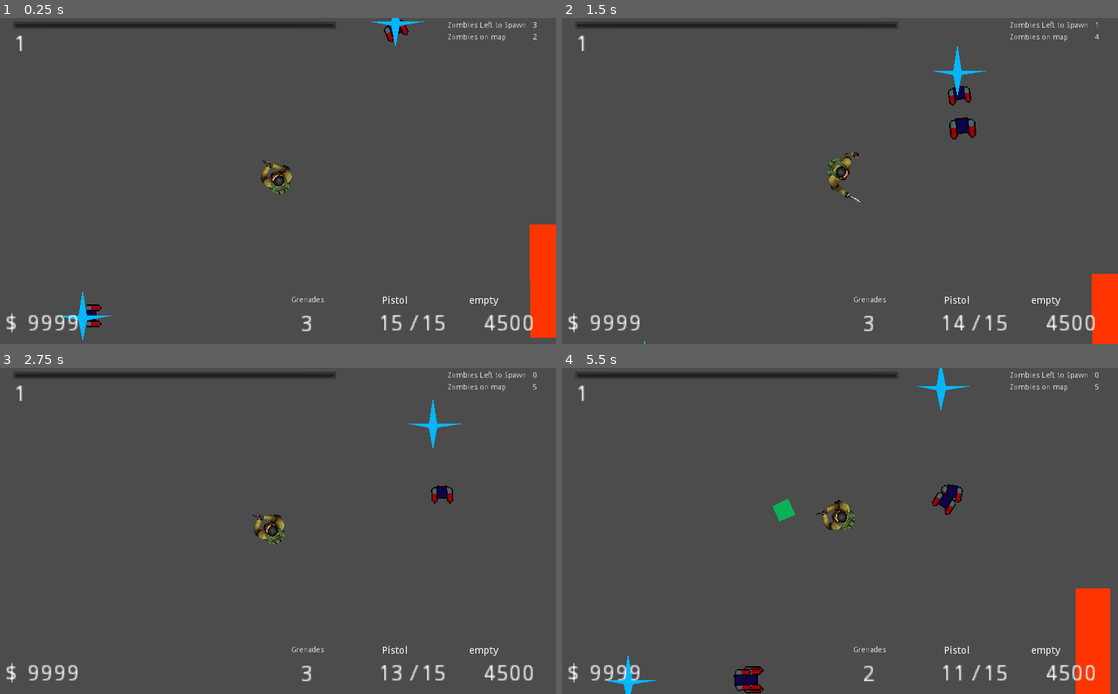
Above: before the commit, frames 1-4 (two rows, left to right).
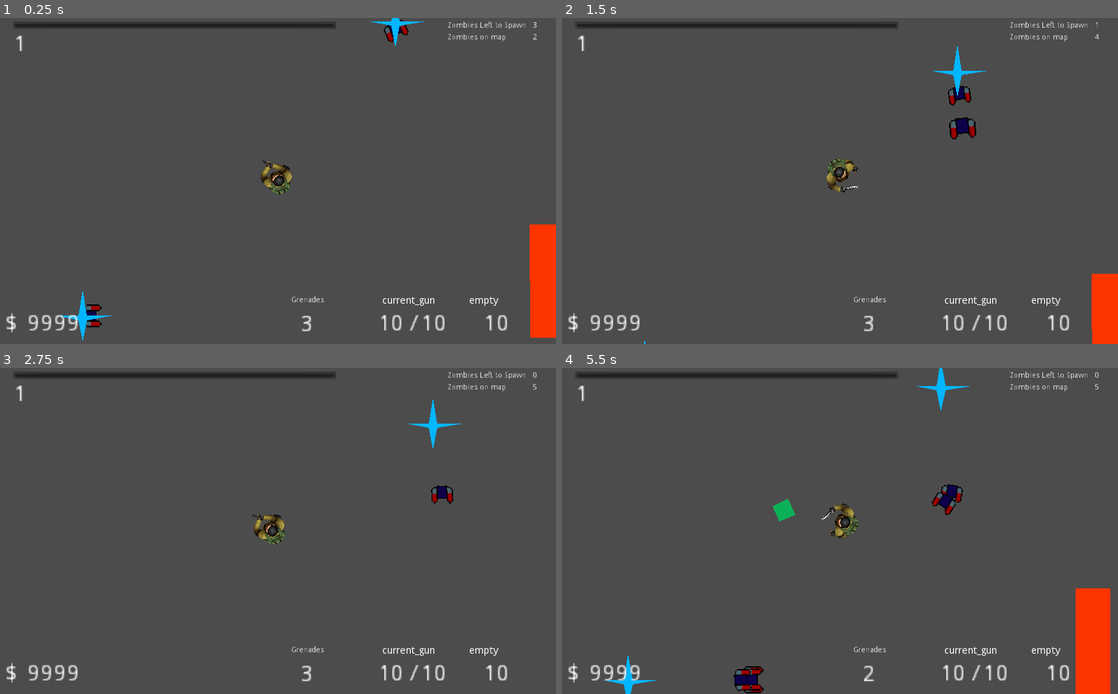
Above: after the commit, the same moments.

Repository: seffa1/ZombieGame
Game: Godot game, scene res://world.tscn
Same seed, same stepped clock (60 frames per second), same inputs: the game is played once before the commit and once after it.
Inputs (mouse positions are in pixels of both pictures, inside the frame that each line leads up to):
- Up to frame 1 (0.25 s): no input
- Up to frame 2 (1.5 s): move the mouse to (812, 246) at 0.52 s; press the mouse at (812, 246) at 0.53 s; hold W (up) from 0.53 s (still down); tap Space (melee) at 0.8, 1.35 s; move the mouse to (1006, 229) at 1.27 s; release the mouse at (1006, 229) at 1.28 s
- Up to frame 3 (2.75 s): tap 1 (switch_weapons) at 1.55, 2.1 s; move the mouse to (111, 482) at 2.02 s; release W (up) at 2.03 s; press the mouse at (111, 482) at 2.03 s; hold A (left) from 2.03 s (still down)
- Up to frame 4 (5.5 s): move the mouse to (867, 531) at 2.77 s; release the mouse at (867, 531) at 2.78 s; click (867, 531) at 2.85 s; tap Space (melee) at 3.05, 5.1 s; move the mouse to (756, 449) at 3.52 s; release A (left) at 3.53 s; hold S (down) 3.53-4.28 s; hold Right mouse button (grenade) 3.53-4.28 s; tap 1 (switch_weapons) at 3.8 s; move the mouse to (962, 514) at 4.27 s; hold D (right) 4.28-5.03 s; tap F (interact) at 4.35 s; click (962, 514) at 4.55 s; move the mouse to (728, 547) at 5.02 s; hold W (up) from 5.03 s (still down); click (728, 547) at 5.17 s

The runs differ from the first frame. In frame 1, 0.4% of the frame differs, in the area x 68-96%, y 85-96%; in frame 2, 0.8%; in frame 3, 0.4%; in frame 4, 0.9%, in the area x 45-96%, y 40-96%.
Error after the commit: Invalid set index 'wait_time' (on base: 'null instance') with value of type 'float'. (res://Pistol.gd:24)

Commit message:
added more player animations

Diff:
--- a/Gun.gd
+++ b/Gun.gd
@@ -6,13 +6,15 @@
 
 # Declare member variables here. Examples:
 export var CLIP_SIZE = 50
-export var RELOAD_SPEED = 1
 export var damage = 3
-export var fire_rate = .06  # seconds / bullet (.06 is an irl m16)
 export var STARTING_AMMO = 4500
 export var SINGLE_FIRE = false
+export var GUN_NAME : String
 
-var can_shoot = true
+# TODO: These will be controlled by player animations
+export var fire_rate = .06  # seconds / bullet (.06 is an irl m16)
+export var RELOAD_SPEED = 1
+var can_shoot = true  # This variable will be moved to the player
 
 onready var ammo = STARTING_AMMO setget set_ammo
 onready var clip_count = CLIP_SIZE setget set_clip_count
--- a/Gun.tscn
+++ b/Gun.tscn
@@ -4,7 +4,3 @@
 
 [node name="Gun" type="Node2D"]
 script = ExtResource( 2 )
-
-[node name="GunTimer" type="Timer" parent="."]
-
-[connection signal="timeout" from="GunTimer" to="." method="_on_GunTimer_timeout"]
--- a/Pistol.tscn
+++ b/Pistol.tscn
@@ -12,3 +12,4 @@
 damage = 1
 fire_rate = 1.0
 SINGLE_FIRE = true
+GUN_NAME = "PISTOL"
--- a/Player.gd
+++ b/Player.gd
@@ -15,7 +15,7 @@
 var movement_speed
 var current_rooms = {}  # rooms the player is in. room_name: room
 var closest_navigation_node
-export (PackedScene) var STARTING_GUN
+
 export (PackedScene) var STARTING_GRENADE
 
 # Animation stuff
@@ -31,15 +31,15 @@
 # Interactable Stuff
 var interactables = []
 export var money = 100000 setget _set_money
-var gun_slots = []
 var window_repairs_this_round = 0
 var MAX_WINDOW_REPAIRS_PER_ROUND = 8
 
 # Guns
+export (PackedScene) var STARTING_GUN
 var SWITCH_WEAPON_TIMER = .1 # Replace this with an animation method call
 var single_fire : bool = true  # gets set during equip / switch weapons
-onready var current_gun : PackedScene = STARTING_GUN  # Packed Scene
-onready var other_gun : PackedScene
+var current_gun : PackedScene # Packed Scene
+var other_gun : PackedScene
 var current_gun_name : String
 # Keeps track of the gun state while its not equiped
 var other_gun_info = {
@@ -73,12 +73,7 @@
 	emit_signal("health_change", (float(health) / float(MAX_HEALTH) * 100))
 	emit_signal("money_change", money)
 	emit_signal("grenade_change", grenade_count)
-	gun_slots.append(STARTING_GUN)
-	var gun = STARTING_GUN.instance()
-	single_fire = gun.SINGLE_FIRE
-	current_gun_name = gun.name
-	emit_signal("gun_change", gun.name, "empty")
-	add_child(gun)
+	equip_gun(STARTING_GUN)
 
 # Called every frame. 'delta' is the elapsed time since the previous frame.
 func _physics_process(delta):
@@ -219,12 +214,11 @@
 
 				# Call the correct animation for the correct gun
 				# TODO: decouple this
-				match gun.name:
-					"Pistol":
+				match gun.GUN_NAME:
+					"PISTOL":
 						animation_state_machine.travel("pistol_shoot")
-
-					"Riffle":
-						$AnimationPlayer.play()
+					"RIFFLE":
+						animation_state_machine.travel("riffle_shoot")
 
 
 func equip_gun(_gun: PackedScene):
@@ -234,13 +228,14 @@
 	"""
 
 	# Get the current gun we have equiped
-	var gun1
-	for _node in get_children():
-		if _node.get_filename() == current_gun.get_path():
-			gun1 = _node
+	var gun1  # this could be null
+	if current_gun != null:
+		for _node in get_children():
+			if _node.get_filename() == current_gun.get_path():
+				gun1 = _node
 
 	# If we dont have a second gun, make the current gun our 'other gun' and equip the new one
-	if other_gun == null:
+	if other_gun == null and gun1 != null:
 
 		# We currently have a current gun but no other gun
 		other_gun = current_gun
@@ -255,6 +250,11 @@
 		var gun2 = current_gun.instance()
 		single_fire = gun2.SINGLE_FIRE
 		add_child(gun2)
+		match gun2.GUN_NAME:
+			"PISTOL":
+				animation_state_machine.travel("pistol_idle")
+			"RIFFLE":
+				animation_state_machine.travel("riffle_idle")
 
 		# Update the HUD
 		emit_signal("gun_change", gun2.name, gun1.name)
@@ -267,14 +267,20 @@
 
 	# If we already have an 'other gun' then the new gun will replace our current gun
 	else:
-		# Remove our current gun
-		for _node in get_children():
-			if _node.get_filename() == current_gun.get_path():
-				remove_child(_node)
+		# Remove our current gun if we have one
+		if current_gun != null:
+			for _node in get_children():
+				if _node.get_filename() == current_gun.get_path():
+					remove_child(_node)
 		# Equip the new gun
 		current_gun = _gun
 		var gun = current_gun.instance()
 		add_child(gun)
+		match gun.GUN_NAME:
+			"PISTOL":
+				animation_state_machine.travel("pistol_idle")
+			"RIFFLE":
+				animation_state_machine.travel("riffle_idle")
 		emit_signal("gun_change", gun.name, other_gun_info["name"])
 
 func switch_weapons():
@@ -306,6 +312,11 @@
 	single_fire = gun2.SINGLE_FIRE
 	gun2.ammo = other_gun_info["ammo"]
 	gun2.clip_count = other_gun_info["clip_count"]
+	match gun2.GUN_NAME:
+		"PISTOL":
+			animation_state_machine.travel("pistol_idle")
+		"RIFFLE":
+			animation_state_machine.travel("riffle_idle")
 
 	# Update the HUD
 	emit_signal("gun_change", gun2.name, gun1.name)
--- a/Player.tscn
+++ b/Player.tscn
@@ -6,6 +6,9 @@
 [ext_resource path="res://assets/pistol/pistol_idle/Idle_gun_000.png" type="Texture" id=4]
 [ext_resource path="res://assets/pistol/pistol_walk/walk_gun_spritesheet.png" type="Texture" id=5]
 [ext_resource path="res://assets/pistol/pistol_shot/gun_shot_spritesheet.png" type="Texture" id=6]
+[ext_resource path="res://assets/riffle/riffle_idle/idle_machine_gun_spritesheet.png" type="Texture" id=7]
+[ext_resource path="res://assets/riffle/riffle_walk/walk_machine_gun_spritesheet.png" type="Texture" id=8]
+[ext_resource path="res://assets/riffle/riffle_shot/machine_gun_shot_spritesheet.png" type="Texture" id=9]
 
 [sub_resource type="CircleShape2D" id=1]
 radius = 32.0
@@ -416,6 +419,167 @@
 "values": [ Vector2( 16, 8 ) ]
 }
 
+[sub_resource type="Animation" id=33]
+resource_name = "riffle_idle"
+length = 1.6
+loop = true
+step = 0.2
+tracks/0/type = "value"
+tracks/0/path = NodePath("Sprite:texture")
+tracks/0/interp = 1
+tracks/0/loop_wrap = true
+tracks/0/imported = false
+tracks/0/enabled = true
+tracks/0/keys = {
+"times": PoolRealArray( 0 ),
+"transitions": PoolRealArray( 1 ),
+"update": 1,
+"values": [ ExtResource( 7 ) ]
+}
+tracks/1/type = "value"
+tracks/1/path = NodePath("Sprite:hframes")
+tracks/1/interp = 1
+tracks/1/loop_wrap = true
+tracks/1/imported = false
+tracks/1/enabled = true
+tracks/1/keys = {
+"times": PoolRealArray( 0 ),
+"transitions": PoolRealArray( 1 ),
+"update": 1,
+"values": [ 8 ]
+}
+tracks/2/type = "value"
+tracks/2/path = NodePath("Sprite:frame")
+tracks/2/interp = 1
+tracks/2/loop_wrap = true
+tracks/2/imported = false
+tracks/2/enabled = true
+tracks/2/keys = {
+"times": PoolRealArray( 0, 0.2, 0.4, 0.6, 0.8, 1, 1.2, 1.4 ),
+"transitions": PoolRealArray( 1, 1, 1, 1, 1, 1, 1, 1 ),
+"update": 1,
+"values": [ 0, 1, 2, 3, 4, 5, 6, 7 ]
+}
+tracks/3/type = "value"
+tracks/3/path = NodePath("Sprite:position")
+tracks/3/interp = 1
+tracks/3/loop_wrap = true
+tracks/3/imported = false
+tracks/3/enabled = true
+tracks/3/keys = {
+"times": PoolRealArray( 0 ),
+"transitions": PoolRealArray( 1 ),
+"update": 0,
+"values": [ Vector2( 40, 8 ) ]
+}
+
+[sub_resource type="Animation" id=34]
+resource_name = "riffle_shot"
+length = 0.25
+step = 0.05
+tracks/0/type = "value"
+tracks/0/path = NodePath("Sprite:texture")
+tracks/0/interp = 1
+tracks/0/loop_wrap = true
+tracks/0/imported = false
+tracks/0/enabled = true
+tracks/0/keys = {
+"times": PoolRealArray( 0 ),
+"transitions": PoolRealArray( 1 ),
+"update": 1,
+"values": [ ExtResource( 9 ) ]
+}
+tracks/1/type = "value"
+tracks/1/path = NodePath("Sprite:position")
+tracks/1/interp = 1
+tracks/1/loop_wrap = true
+tracks/1/imported = false
+tracks/1/enabled = true
+tracks/1/keys = {
+"times": PoolRealArray( 0, 0.1, 0.15, 0.2 ),
+"transitions": PoolRealArray( 1, 1, 1, 1 ),
+"update": 1,
+"values": [ Vector2( 104, 16 ), Vector2( 120, 16 ), Vector2( 120, 16 ), Vector2( 104, 16 ) ]
+}
+tracks/2/type = "value"
+tracks/2/path = NodePath("Sprite:hframes")
+tracks/2/interp = 1
+tracks/2/loop_wrap = true
+tracks/2/imported = false
+tracks/2/enabled = true
+tracks/2/keys = {
+"times": PoolRealArray( 0 ),
+"transitions": PoolRealArray( 1 ),
+"update": 1,
+"values": [ 5 ]
+}
+tracks/3/type = "value"
+tracks/3/path = NodePath("Sprite:frame")
+tracks/3/interp = 1
+tracks/3/loop_wrap = true
+tracks/3/imported = false
+tracks/3/enabled = true
+tracks/3/keys = {
+"times": PoolRealArray( 0, 0.05, 0.1, 0.15, 0.2 ),
+"transitions": PoolRealArray( 1, 1, 1, 1, 1 ),
+"update": 1,
+"values": [ 0, 1, 2, 3, 4 ]
+}
+
+[sub_resource type="Animation" id=35]
+resource_name = "riffle_walk"
+length = 0.9
+loop = true
+step = 0.15
+tracks/0/type = "value"
+tracks/0/path = NodePath("Sprite:texture")
+tracks/0/interp = 1
+tracks/0/loop_wrap = true
+tracks/0/imported = false
+tracks/0/enabled = true
+tracks/0/keys = {
+"times": PoolRealArray( 0 ),
+"transitions": PoolRealArray( 1 ),
+"update": 1,
+"values": [ ExtResource( 8 ) ]
+}
+tracks/1/type = "value"
+tracks/1/path = NodePath("Sprite:hframes")
+tracks/1/interp = 1
+tracks/1/loop_wrap = true
+tracks/1/imported = false
+tracks/1/enabled = true
+tracks/1/keys = {
+"times": PoolRealArray( 0 ),
+"transitions": PoolRealArray( 1 ),
+"update": 1,
+"values": [ 6 ]
+}
+tracks/2/type = "value"
+tracks/2/path = NodePath("Sprite:frame")
+tracks/2/interp = 1
+tracks/2/loop_wrap = true
+tracks/2/imported = false
+tracks/2/enabled = true
+tracks/2/keys = {
+"times": PoolRealArray( 0, 0.15, 0.3, 0.45, 0.6, 0.75 ),
+"transitions": PoolRealArray( 1, 1, 1, 1, 1, 1 ),
+"update": 1,
+"values": [ 0, 1, 2, 3, 4, 5 ]
+}
+tracks/3/type = "value"
+tracks/3/path = NodePath("Sprite:position")
+tracks/3/interp = 1
+tracks/3/loop_wrap = true
+tracks/3/imported = false
+tracks/3/enabled = true
+tracks/3/keys = {
+"times": PoolRealArray( 0 ),
+"transitions": PoolRealArray( 1 ),
+"update": 0,
+"values": [ Vector2( 40, 8 ) ]
+}
+
 [sub_resource type="Animation" id=4]
 resource_name = "take_damage"
 length = 0.11
@@ -453,6 +617,15 @@
 [sub_resource type="AnimationNodeAnimation" id=17]
 animation = "pistol_walk"
 
+[sub_resource type="AnimationNodeAnimation" id=36]
+animation = "riffle_idle"
+
+[sub_resource type="AnimationNodeAnimation" id=37]
+animation = "riffle_shot"
+
+[sub_resource type="AnimationNodeAnimation" id=38]
+animation = "riffle_walk"
+
 [sub_resource type="AnimationNodeAnimation" id=24]
 animation = "take_damage"
 
@@ -472,7 +645,6 @@
 
 [sub_resource type="AnimationNodeStateMachineTransition" id=25]
 switch_mode = 2
-auto_advance = true
 
 [sub_resource type="AnimationNodeStateMachineTransition" id=26]
 
@@ -480,30 +652,64 @@
 
 [sub_resource type="AnimationNodeStateMachineTransition" id=30]
 switch_mode = 2
-auto_advance = true
 
 [sub_resource type="AnimationNodeStateMachineTransition" id=31]
 switch_mode = 2
+
+[sub_resource type="AnimationNodeStateMachineTransition" id=32]
+
+[sub_resource type="AnimationNodeStateMachineTransition" id=39]
+
+[sub_resource type="AnimationNodeStateMachineTransition" id=40]
+
+[sub_resource type="AnimationNodeStateMachineTransition" id=41]
+
+[sub_resource type="AnimationNodeStateMachineTransition" id=42]
+
+[sub_resource type="AnimationNodeStateMachineTransition" id=43]
+
+[sub_resource type="AnimationNodeStateMachineTransition" id=44]
+
+[sub_resource type="AnimationNodeStateMachineTransition" id=45]
+switch_mode = 2
 auto_advance = true
 
-[sub_resource type="AnimationNodeStateMachineTransition" id=32]
+[sub_resource type="AnimationNodeStateMachineTransition" id=46]
+
+[sub_resource type="AnimationNodeStateMachineTransition" id=47]
+
+[sub_resource type="AnimationNodeStateMachineTransition" id=48]
+
+[sub_resource type="AnimationNodeStateMachineTransition" id=49]
+
+[sub_resource type="AnimationNodeStateMachineTransition" id=50]
+
+[sub_resource type="AnimationNodeStateMachineTransition" id=51]
+
+[sub_resource type="AnimationNodeStateMachineTransition" id=52]
 
 [sub_resource type="AnimationNodeStateMachine" id=10]
 states/melee_hit/node = SubResource( 27 )
-states/melee_hit/position = Vector2( 499, 107.875 )
+states/melee_hit/position = Vector2( 550, 305.012 )
 states/melee_miss/node = SubResource( 28 )
-states/melee_miss/position = Vector2( 690, 113.875 )
+states/melee_miss/position = Vector2( 752.5, 304.86 )
 states/pistol_idle/node = SubResource( 15 )
-states/pistol_idle/position = Vector2( 316, 271.5 )
+states/pistol_idle/position = Vector2( 267.5, 481 )
 states/pistol_shoot/node = SubResource( 16 )
-states/pistol_shoot/position = Vector2( 232.5, 441.5 )
+states/pistol_shoot/position = Vector2( 185, 572 )
 states/pistol_walk/node = SubResource( 17 )
-states/pistol_walk/position = Vector2( 440.5, 443.125 )
+states/pistol_walk/position = Vector2( 377, 572.062 )
+states/riffle_idle/node = SubResource( 36 )
+states/riffle_idle/position = Vector2( 640, 481 )
+states/riffle_shot/node = SubResource( 37 )
+states/riffle_shot/position = Vector2( 556.5, 571.328 )
+states/riffle_walk/node = SubResource( 38 )
+states/riffle_walk/position = Vector2( 734, 571.664 )
 states/take_damage/node = SubResource( 24 )
-states/take_damage/position = Vector2( 292.75, 108 )
-transitions = [ "pistol_idle", "pistol_walk", SubResource( 1 …(500 unchanged characters)… l_idle", "melee_miss", SubResource( 32 ) ]
+states/take_damage/position = Vector2( 316.75, 311.477 )
+transitions = [ "pistol_idle", "pistol_walk", SubResource( 1 …(500 unchanged characters)… l_idle", "melee_miss", SubResource( 32 ), "pistol_idle", "riffle_idle", SubResource( 39 ), "riffle_idle", "pistol_idle", SubResource( 40 ), "riffle_idle", "riffle_walk", SubResource( 41 ), "riffle_walk", "riffle_idle", SubResource( 42 ), "riffle_walk", "riffle_shot", SubResource( 43 ), "riffle_shot", "riffle_walk", SubResource( 44 ), "riffle_shot", "riffle_idle", SubResource( 45 ), "riffle_idle", "riffle_shot", SubResource( 46 ), "take_damage", "riffle_idle", SubResource( 47 ), "riffle_idle", "take_damage", SubResource( 48 ), "melee_hit", "riffle_idle", SubResource( 49 ), "riffle_idle", "melee_hit", SubResource( 50 ), "melee_miss", "riffle_idle", SubResource( 51 ), "riffle_idle", "melee_miss", SubResource( 52 ) ]
 start_node = "pistol_idle"
-graph_offset = Vector2( 76, 76 )
+graph_offset = Vector2( 48, 262 )
 
 [sub_resource type="AnimationNodeStateMachinePlayback" id=11]
 
@@ -540,6 +746,9 @@
 anims/pistol_idle = SubResource( 12 )
 anims/pistol_shoot = SubResource( 13 )
 anims/pistol_walk = SubResource( 14 )
+anims/riffle_idle = SubResource( 33 )
+anims/riffle_shot = SubResource( 34 )
+anims/riffle_walk = SubResource( 35 )
 anims/take_damage = SubResource( 4 )
 
 [node name="HealTimer" type="Timer" parent="."]
--- a/MachineGun.tscn
+++ b/Riffle.tscn
@@ -1,9 +1,10 @@
 [gd_scene load_steps=4 format=2]
 
-[ext_resource path="res://MachineGun.gd" type="Script" id=1]
+[ext_resource path="res://Riffle.gd" type="Script" id=1]
 [ext_resource path="res://Gun.tscn" type="PackedScene" id=2]
 [ext_resource path="res://Bullet.tscn" type="PackedScene" id=3]
 
-[node name="MachineGun" instance=ExtResource( 2 )]
+[node name="Riffle" instance=ExtResource( 2 )]
 script = ExtResource( 1 )
 Bullet = ExtResource( 3 )
+GUN_NAME = "RIFFLE"
--- a/world.tscn
+++ b/world.tscn
@@ -14,7 +14,7 @@
 [ext_resource path="res://ZombieSpawner.tscn" type="PackedScene" id=12]
 [ext_resource path="res://NavigationNodeManager.tscn" type="PackedScene" id=13]
 [ext_resource path="res://Pistol.tscn" type="PackedScene" id=14]
-[ext_resource path="res://MachineGun.tscn" type="PackedScene" id=15]
+[ext_resource path="res://Riffle.tscn" type="PackedScene" id=15]
 [ext_resource path="res://Door.tscn" type="PackedScene" id=16]
 [ext_resource path="res://Grenade.tscn" type="PackedScene" id=17]
 
Not shown: 1 places in Player.tscn that only renumber resources
Renamed: MachineGun.gd -> Riffle.gd
Binary file changed: assets/riffle/riffle_shot/machine_gun_shot_spritesheet.png
Not shown: 1 places in world.tscn that only renumber resources
Not shown, changed: .DS_Store
Not shown, changed: assets/.DS_Store
Not shown, added: assets/riffle/.DS_Store
